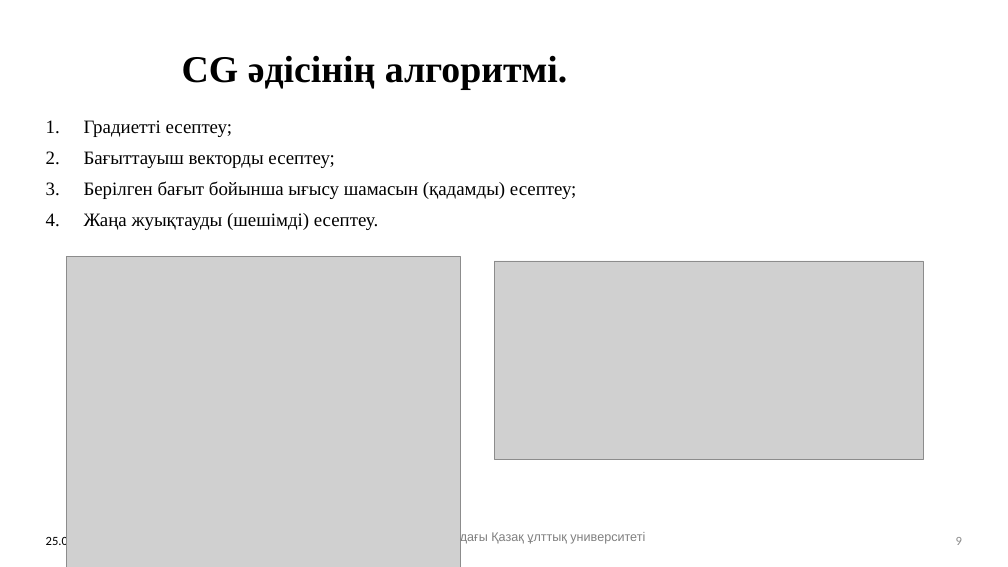
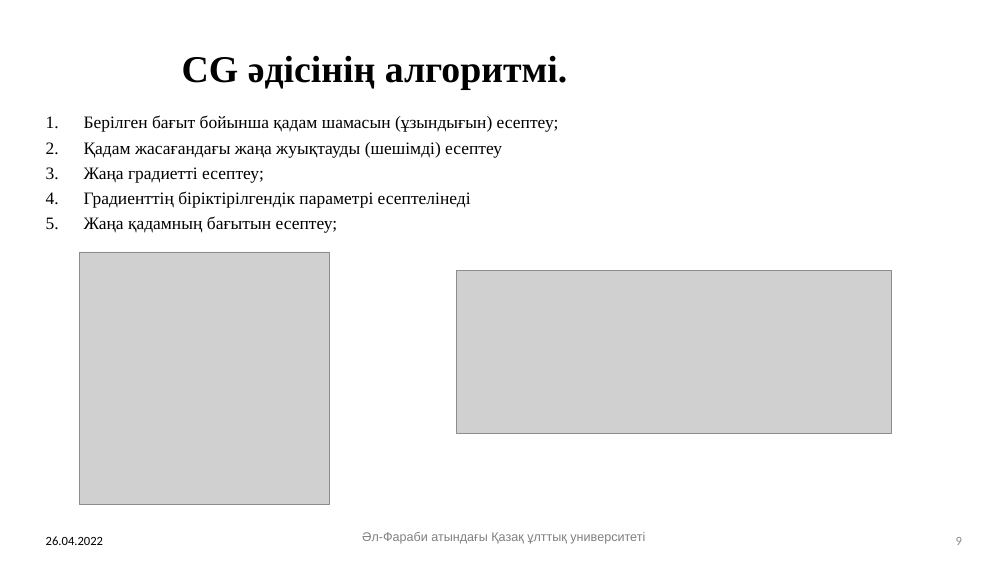
Before and after one commit to Narqyz/satj, a slide deck: slide 9 of Пример каз.pptx. Drawn at 1008x567 pixels with LibreOffice and Linux fonts; fonts in the diff are those of the drawing; grey boxes stand for pictures; background and template pictures are left out. Boxes give left, top, right and bottom in pixels: in the first picture for what was removed or moved away, otherwise in the second. Text is boxed around its words. In the diff, an @@ line names an element or a change of style, - is before the commit and + after.

```diff
--- a/Пример каз.pptx
+++ b/Пример каз.pptx
@@ text at <box>84,115,559,233</box>: text changed; size 18 to 16.6 pt @@
-1. Градиетті есептеу;
-2. Бағыттауыш векторды есептеу;
-3. Берілген бағыт бойынша ығысу шамасын (қадамды) есептеу;
-4. Жаңа жуықтауды (шешімді) есептеу.
+1. Берілген бағыт бойынша қадам шамасын (ұзындығын) есептеу;
+2. Қадам жасағандағы жаңа жуықтауды (шешімді) есептеу
+3. Жаңа градиетті есептеу;
+4. Градиенттің біріктірілгендік параметрі есептелінеді
+5. Жаңа қадамның бағытын есептеу;
@@ picture: place and size @@
-picture at <box>67,257,461,567</box>
+picture at <box>79,252,329,504</box>
@@ picture: place and size @@
-picture at <box>495,261,924,459</box>
+picture at <box>457,271,892,433</box>
@@ text at <box>46,536,103,545</box>: text changed @@
-25.04.2022
+26.04.2022
```
Also in this commit, not shown: 13 other slides changed, 10 other files.
